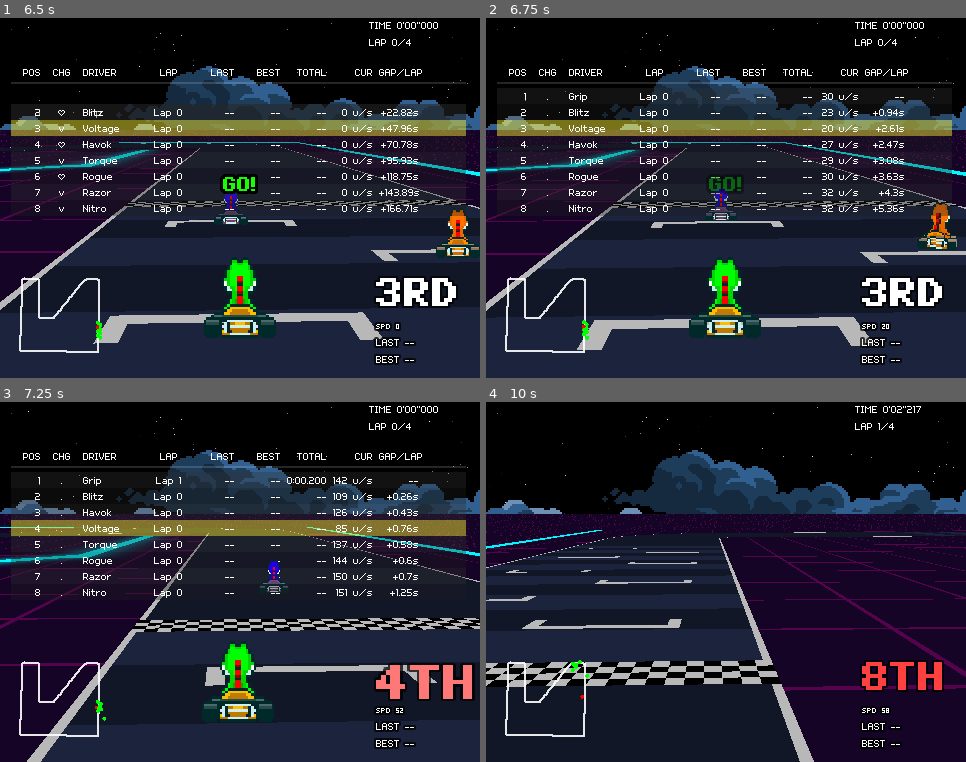
Above: before the commit, frames 1-4 (two rows, left to right).
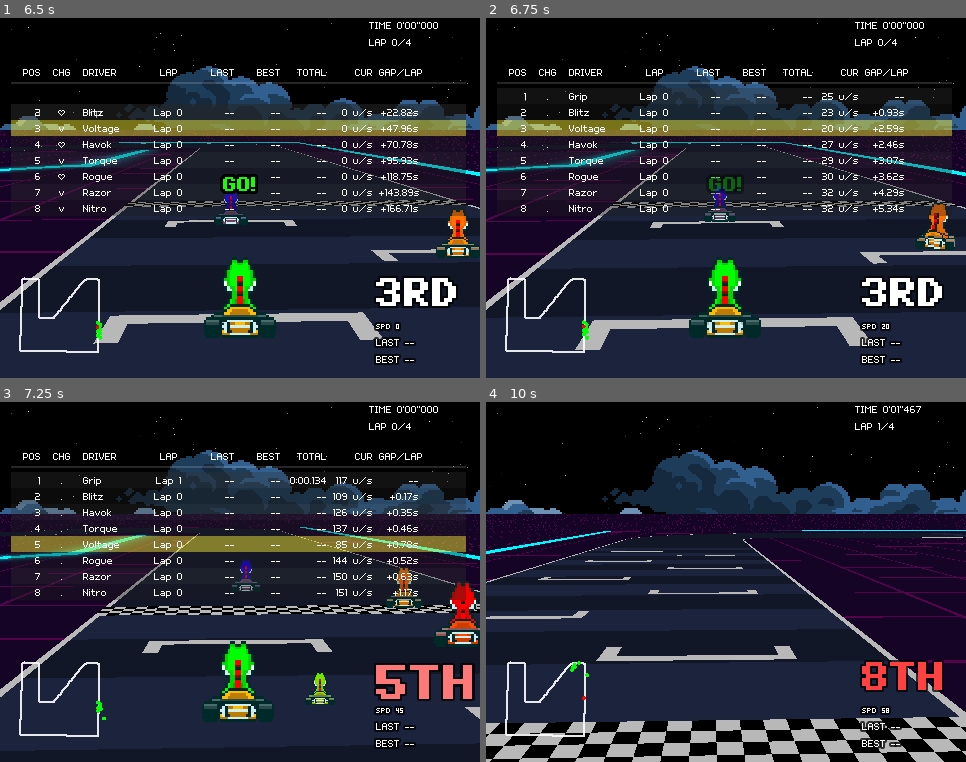
Above: after the commit, the same moments.

Repository: Tekknobot/Kart7
Game: Godot game, scene res://Scenes/main.tscn
Same seed, same stepped clock (60 frames per second), same inputs: the game is played once before the commit and once after it.
Inputs (mouse positions are in pixels of both pictures, inside the frame that each line leads up to):
- Up to frame 1 (6.5 s): tap Enter (ui_accept) at 0.5, 5.75 s; move the mouse to (345, 180) at 0.52 s; hold D (Right) 0.53-1.25 s; hold Shift (Drift) 0.53-1.25 s; click (345, 180) at 0.67 s; tap Space (Hop) at 0.77, 3.77 s; drag from (144, 216) to (216, 270) at 1.27 s; move the mouse to (288, 118) at 2.02 s; hold D (Right) 2.03-2.75 s; tap Tab at 2.1 s; drag from (216, 270) to (96, 144) at 2.77 s; move the mouse to (384, 252) at 3.52 s; hold A (Left) 3.53-4.25 s; tap E (Item) at 3.6 s; drag from (96, 144) to (168, 108) at 4.27 s; move the mouse to (264, 198) at 5.02 s; hold S (Brake) 5.03-5.75 s; hold Shift (Drift) 5.03-5.75 s; click (264, 198) at 5.17 s; drag from (168, 108) to (144, 216) at 5.77 s
- Up to frame 2 (6.75 s): tap Enter (ui_accept) at 6.5 s; move the mouse to (831, 180) at 6.52 s; hold W (Forward) from 6.53 s (still down); tap Tab at 6.6 s
- Up to frame 3 (7.25 s): keep holding W (Forward); tap Space (Hop) at 6.77 s
- Up to frame 4 (10 s): release W (Forward) at 7.25 s; drag from (630, 600) to (702, 654) at 7.27 s; move the mouse to (774, 502) at 8.02 s; hold S (Brake) 8.03-8.75 s; tap E (Item) at 8.1 s; drag from (702, 654) to (582, 528) at 8.77 s; move the mouse to (870, 636) at 9.52 s; hold W (Forward) from 9.53 s (still down); hold Shift (Drift) from 9.53 s (still down); click (870, 636) at 9.67 s; tap Space (Hop) at 9.77 s

Frame 1 is identical in both runs. In frame 2, 1.1% of the frame differs, in the area x 0-100%, y 20-93%; in frame 3, 22%; in frame 4, 27%, in the area x 0-100%, y 1-100%.

Commit message:
Resolved.

Diff:
--- a/Scenes/main.tscn
+++ b/Scenes/main.tscn
@@ -1144,19 +1144,20 @@
 growth_damp_gain = 16.0
 turn_half_life = 0.12
 ref_distance_uv = 0.0
+collision_radius_mode = 2
 min_radius_uv_auto = 0.0
 spawn_min_sep_uv = 0.0
 spawn_debug = false
 bump_impulse_gain = 5.0
 min_overlap_to_bump_uv = 0.0
 overtake_depth_window_px = 48.0
-screen_lateral_pad_px = 10.0
-screen_bump_min_feel_pxps = 8.0
+screen_lateral_pad_px = 1.0
+screen_bump_min_feel_pxps = 1.0
 screen_bump_rel_gain = 0.05
-screen_bump_min_speed_pxps = 8.0
-screen_bump_min_rel_lat_pxps = 8.0
-screen_bump_depth_hyst_px = 8.0
-screen_bump_lateral_hyst_px = 8.0
+screen_bump_min_speed_pxps = 1.0
+screen_bump_min_rel_lat_pxps = 1.0
+screen_bump_depth_hyst_px = 1.0
+screen_bump_lateral_hyst_px = 1.0
 
 [node name="Racers" type="Node2D" parent="Sprite Handler"]
 
@@ -1303,7 +1304,7 @@
 humanize_amp_px = 3.0
 merge_time_s = 0.0
 randomize_on_ready = true
-lane_chase_speed_px = 110.0
+lane_chase_speed_px = 90.0
 _movementAccel = 90.0
 _movementDeaccel = 100.0
 _collisionHandler = NodePath("../../../Map/Collision Handler")
@@ -1373,7 +1374,7 @@
 merge_time_s = 0.0
 randomize_on_ready = true
 random_seed = 1
-lane_chase_speed_px = 110.0
+lane_chase_speed_px = 90.0
 _maxMovementSpeed = 110.0
 _movementAccel = 90.0
 _movementDeaccel = 100.0
@@ -1445,7 +1446,7 @@
 merge_time_s = 0.0
 randomize_on_ready = true
 random_seed = 2
-lane_chase_speed_px = 110.0
+lane_chase_speed_px = 90.0
 _maxMovementSpeed = 110.0
 _movementAccel = 90.0
 _collisionHandler = NodePath("../../../Map/Collision Handler")
@@ -1516,7 +1517,7 @@
 merge_time_s = 0.0
 randomize_on_ready = true
 random_seed = 3
-lane_chase_speed_px = 110.0
+lane_chase_speed_px = 90.0
 _movementAccel = 90.0
 _collisionHandler = NodePath("../../../Map/Collision Handler")
 path_ref = NodePath("../../../SubViewport/PathOverlay2D")
@@ -1586,7 +1587,7 @@
 merge_time_s = 0.0
 randomize_on_ready = true
 random_seed = 4
-lane_chase_speed_px = 110.0
+lane_chase_speed_px = 90.0
 _maxMovementSpeed = 110.0
 _movementAccel = 90.0
 _collisionHandler = NodePath("../../../Map/Collision Handler")
@@ -1657,7 +1658,7 @@
 merge_time_s = 0.0
 randomize_on_ready = true
 random_seed = 5
-lane_chase_speed_px = 110.0
+lane_chase_speed_px = 90.0
 _maxMovementSpeed = 110.0
 _movementAccel = 90.0
 _collisionHandler = NodePath("../../../Map/Collision Handler")
@@ -1728,7 +1729,7 @@
 merge_time_s = 0.0
 randomize_on_ready = true
 random_seed = 6
-lane_chase_speed_px = 110.0
+lane_chase_speed_px = 90.0
 _maxMovementSpeed = 110.0
 _movementAccel = 90.0
 _collisionHandler = NodePath("../../../Map/Collision Handler")
--- a/Scripts/On Screen Elements/SpriteHandler.gd
+++ b/Scripts/On Screen Elements/SpriteHandler.gd
@@ -761,11 +761,15 @@
 		return false
 
 	# 3) Enter/Exit windows with hysteresis
-	var enter_same_row = abs(fwd_gap_px) <= overtake_depth_window_px
-	var enter_lat_hit = abs(lat_gap_px) <= (sum_r_px + screen_lateral_pad_px)
-
-	var exit_same_row  = abs(fwd_gap_px) > (overtake_depth_window_px + screen_bump_depth_hyst_px)
-	var exit_lat_clear = abs(lat_gap_px) > (sum_r_px + screen_lateral_pad_px + screen_bump_lateral_hyst_px)
+	# --- radius-aware windows (stricter than before) ---
+	var same_row_thresh_px = min(overtake_depth_window_px, sum_r_px * 0.5)
+	var lat_hit_thresh_px  = max(0.0, sum_r_px * 0.85 + screen_lateral_pad_px)
+
+	var enter_same_row = abs(fwd_gap_px) <= same_row_thresh_px
+	var enter_lat_hit  = abs(lat_gap_px) <= lat_hit_thresh_px
+
+	var exit_same_row  = abs(fwd_gap_px) > (same_row_thresh_px + screen_bump_depth_hyst_px)
+	var exit_lat_clear = abs(lat_gap_px) > (lat_hit_thresh_px  + screen_bump_lateral_hyst_px)
 
 	var skey := _pair_key(a.get_instance_id(), b.get_instance_id()) + "_screen"
 
--- a/Scripts/World Elements/Racers/Opponent.gd
+++ b/Scripts/World Elements/Racers/Opponent.gd
@@ -1175,15 +1175,14 @@
 		% [_bname(self), _bname(other), strength_pxps, overlap_uv, lane_offset_px])
 
 
-# 40% of sprite row height, with a floor (in pixels)
 func _ai_collision_radius_px() -> float:
-	# If this racer exposes a per-entity radius, use it (px)
 	if has_method("ReturnCollisionRadiusUV"):
 		return max(0.0, float(call("ReturnCollisionRadiusUV")) * _pos_scale_px())
-	# tiny fallback only if nothing provided
 	var s := ReturnSpriteGraphic()
-	var h = (s.region_rect.size.y if s != null and "region_rect" in s else 32.0)
-	return max(0.0, h * 0.20)  # <= was max(10.0, h*0.40)
+	var h := 32.0
+	if s != null and "region_rect" in s and s.region_rect.size.y > 0.0:
+		h = s.region_rect.size.y
+	return max(0.0, h * 0.20) # tiny fallback only
 
 # Resolve overlap against nearby racers (AI and player) and add a small impulse
 func _ai_resolve_body_overlap(next_pos: Vector3, dt: float) -> Vector3:
